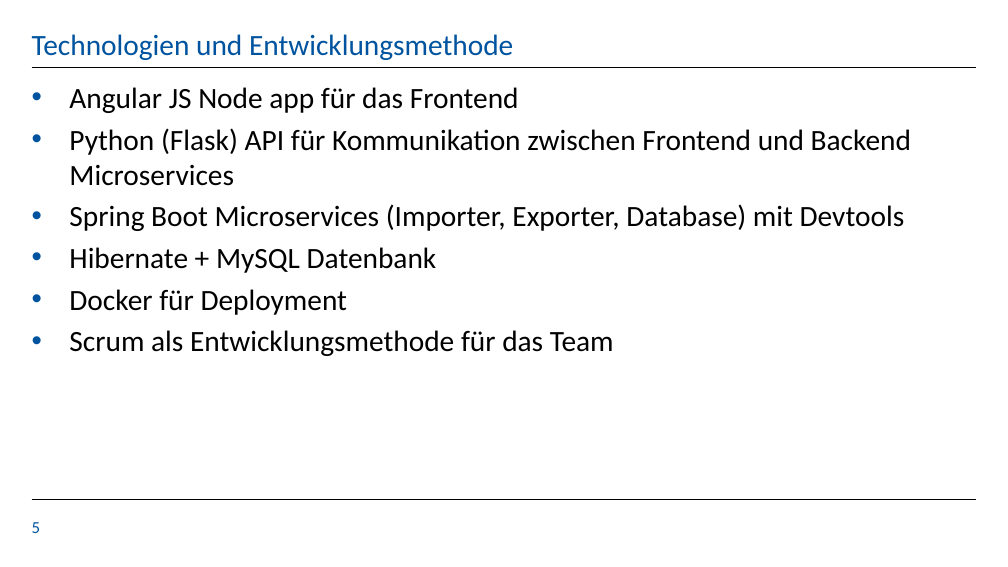
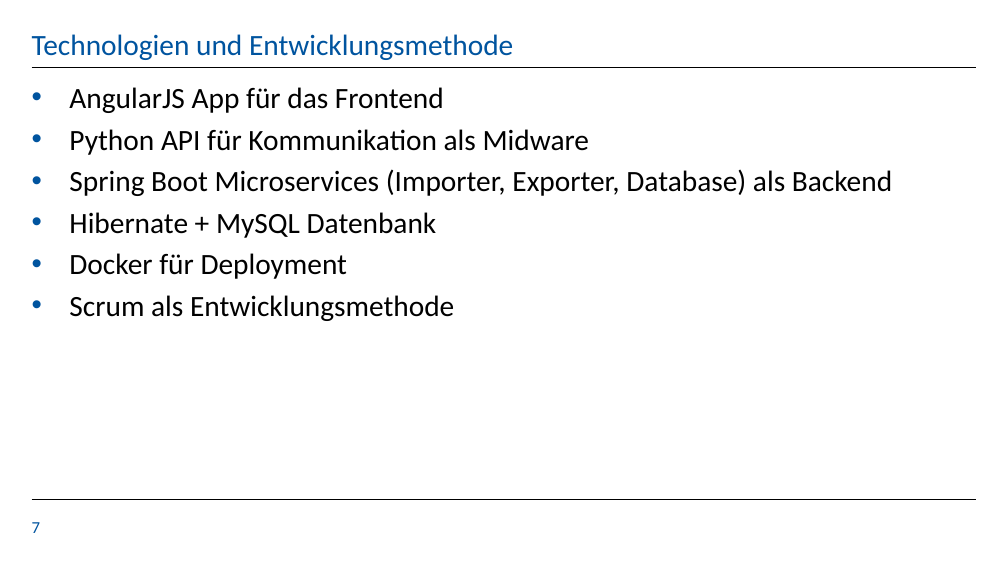
Before and after one commit to KaloyanT/gdis_test_suite, a slide deck: slide 7 of finalPresentationFiles/GDIS_Final_Presentation.pptx (slide 5 before the commit). Drawn at 1008x567 pixels with LibreOffice and Linux fonts; fonts in the diff are those of the drawing; background and template pictures are left out. Boxes give left, top, right and bottom in pixels: in the first picture for what was removed or moved away, otherwise in the second. Text is boxed around its words. In the diff, an @@ line names an element or a change of style, - is before the commit and + after.

Commit message:
updated presentation

```diff
--- a/finalPresentationFiles/GDIS_Final_Presentation.pptx
+++ b/finalPresentationFiles/GDIS_Final_Presentation.pptx
@@ text at (x1=69, y1=87, x2=892, y2=196): text changed @@
-• Angular JS Node app für das Frontend
-• Python (Flask) API für Kommunikation zwischen Frontend und Backend Microservices
-• Spring Boot Microservices (Importer, Exporter, Database) mit Devtools
+• AngularJS App für das Frontend
+• Python API für Kommunikation als Midware
+• Spring Boot Microservices (Importer, Exporter, Database) als Backend
@@ text at (x1=69, y1=295, x2=454, y2=321): text changed @@
-• Scrum als Entwicklungsmethode für das Team
+• Scrum als Entwicklungsmethode
@@ page number at (x1=32, y1=522, x2=40, y2=533): text changed @@
-5
+7
```
Also in this commit, not shown: 3 other slides changed, 7 slides added, 5 slides removed.
